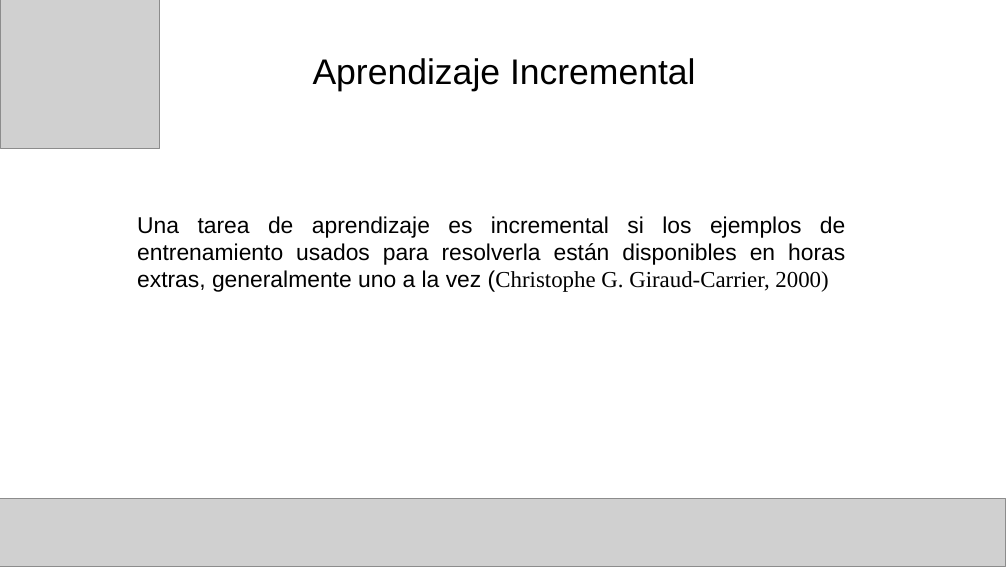
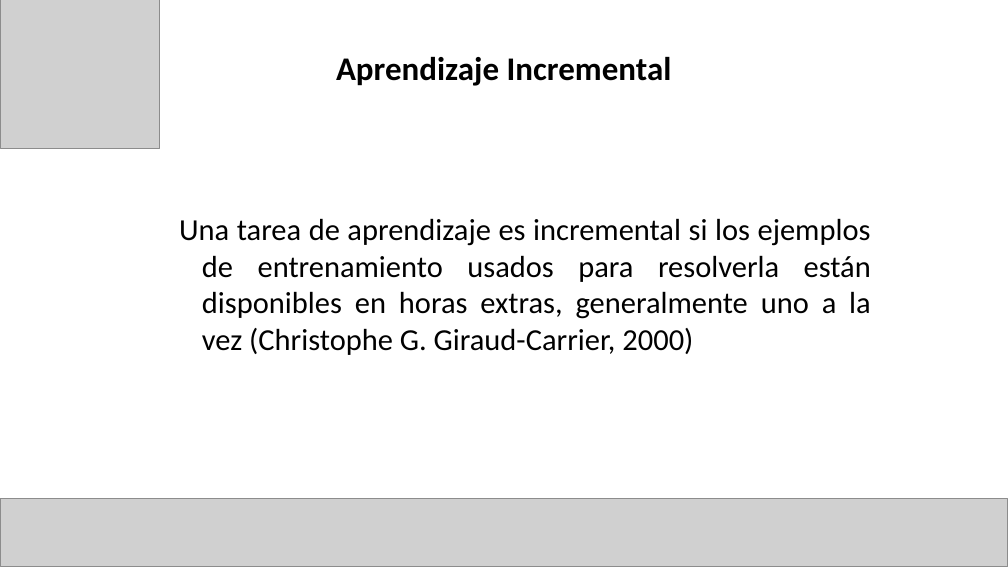
Before and after one commit to Computer-Cluster/Incremental-Learning, a slide deck: slide 11 of Aprendizaje incremental para la tarea de reconocimiento.pptx (slide 10 before the commit). Drawn at 1008x567 pixels with LibreOffice and Linux fonts; fonts in the diff are those of the drawing; grey boxes stand for pictures. Boxes give left, top, right and bottom in pixels: in the first picture for what was removed or moved away, otherwise in the second. Text is boxed around its words. In the diff, an @@ line names an element or a change of style, - is before the commit and + after.

```diff
--- a/Aprendizaje incremental para la tarea de reconocimiento.pptx
+++ b/Aprendizaje incremental para la tarea de reconocimiento.pptx
@@ title "Aprendizaje Incremental" at box(336, 57, 672, 86): size 28 to 26 pt, font Arial to Calibri, bold on; line spacing 1 to 0.9 @@
@@ subtitle "Una tarea de aprendizaje es ...": place and size @@
-subtitle "Una tarea de aprendizaje es ..." at box(137, 216, 845, 292)
+subtitle "Una tarea de aprendizaje es ..." at box(179, 218, 871, 355)
@@ subtitle "Una tarea de aprendizaje es ..." at box(179, 218, 871, 355): size 18 to 24 pt; font Arial to Calibri in "Una tarea de aprendizaje es incremental si ..."; font Times New Roman to Calibri in "(Christophe G. Giraud-Carrier, 2000)"; indent changed; more space between paragraphs @@
```
Also in this commit, not shown: 12 other slides changed, 2 slides added, 1 slide removed.
